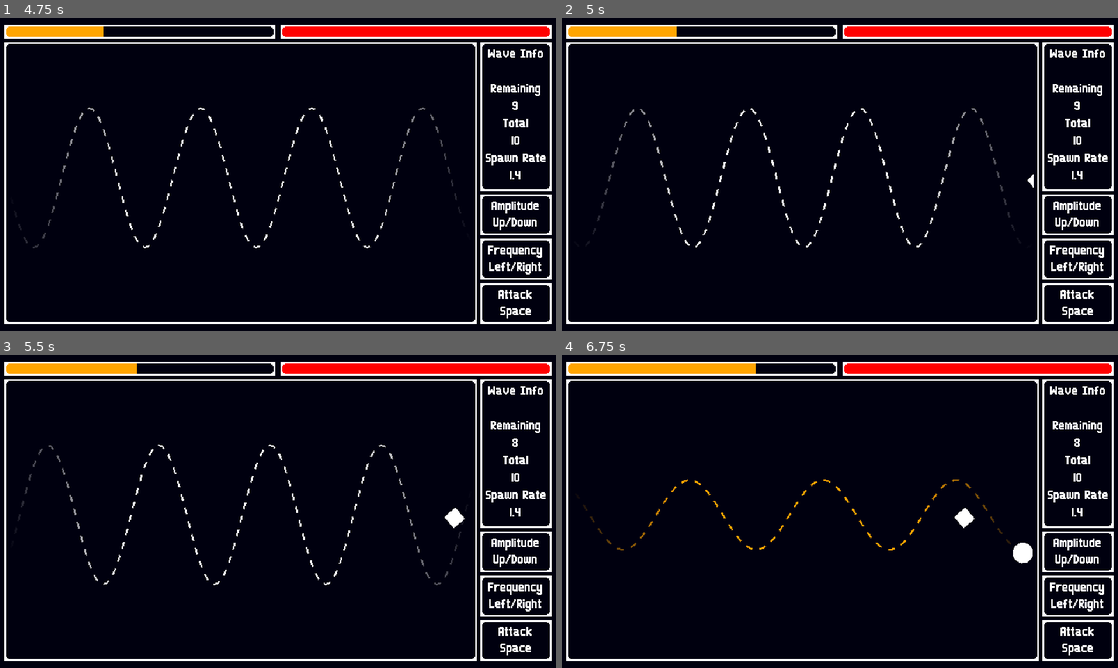
Above: before the commit, frames 1-4 (two rows, left to right).
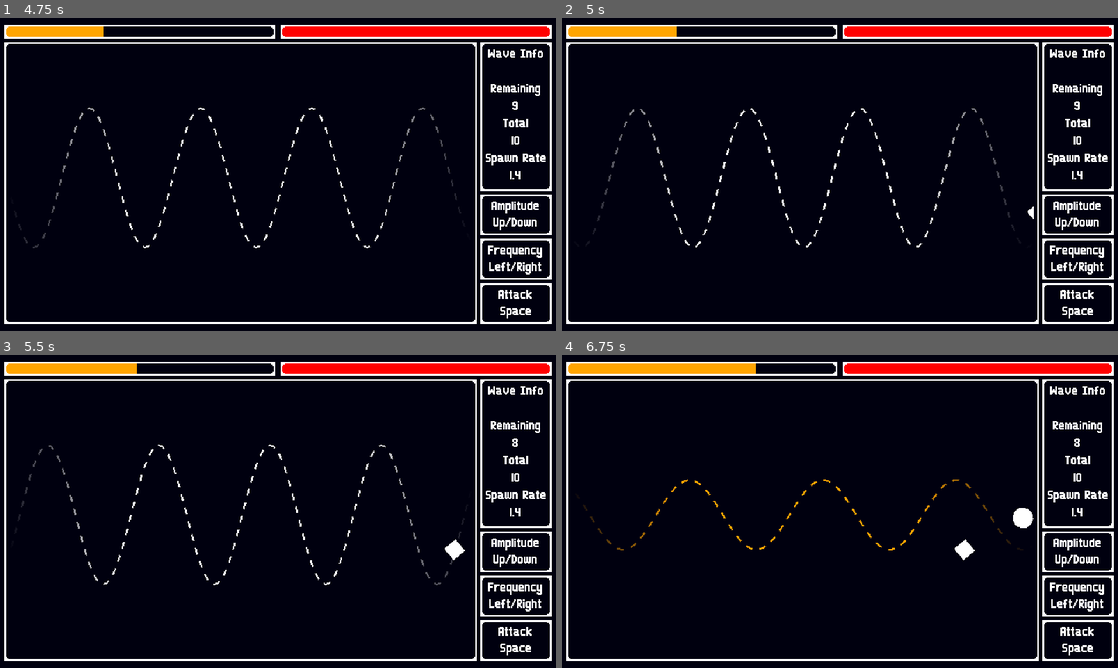
Above: after the commit, the same moments.

Repository: riSygneD/Sineonara
Game: Godot game, scene res://main.tscn
Two runs of this game, one before a commit and one after it. Both use one fixed random seed, a clock stepped at 60 frames per second and the inputs below.
Inputs:
- Up to frame 1 (4.75 s): click "play" at 0.5 s; tap one key every 0.75 s from 1.35 s: Space (attack) S (decrease_amplitude) D (decrease_frequency) W (increase_amplitude) A (increase_frequency)
- Up to frame 2 (5 s): no input
- Up to frame 3 (5.5 s): tap Space (attack) at 5.1 s
- Up to frame 4 (6.75 s): tap S (decrease_amplitude) at 5.85 s; tap D (decrease_frequency) at 6.6 s

Frame 1 is identical in both runs. In frame 2, less than 0.1% of the frame differs, in the area x 83-85%, y 50-65%; in frame 3, 0.2%; in frame 4, 0.6%, in the area x 70-85%, y 48-67%.

Commit message:
Adjusted spawning behavior
New bag positioning system makes it harder to max amp/frequency at higher levels without letting some shapes slip through

Diff:
--- a/enemy_spawner.gd
+++ b/enemy_spawner.gd
@@ -1,19 +1,56 @@
 class_name EnemySpawner
 extends Node2D
+
+enum Difficulty {
+	EASY, MEDIUM, HARD
+}
+
+@export var difficulty : Difficulty = Difficulty.EASY:
+	set = set_difficulty
 
 const BASIC_ENEMY = preload("uid://chslile3hjjx2")
 
 const SPAWN_Y_OFFSETS : Array[float] = [-120.0, -80.0, -40.0, 0.0, 40.0, 80.0, 120.0]
-const SPAWN_WEIGHTS : Array[float] = [2, 3, 4, 6, 4, 3, 2]
 const SPAWN_Y_RANDOM_MAX : float = 6.0
+const DIFFICULTY_OFFSET_COUNTS : Dictionary[Difficulty, Array] = {
+	Difficulty.EASY : [2, 3, 4, 6, 4, 3, 2],
+	Difficulty.MEDIUM : [3, 5, 5, 6, 5, 5, 3],
+	Difficulty.HARD : [4, 6, 6, 6, 6, 6, 4]
+}
+
+var bag : Array[float] = []
 
 @onready var rng := RandomNumberGenerator.new()
 
 func spawn_enemy() -> void:
-	var base_roll : int = rng.rand_weighted(SPAWN_WEIGHTS)
-	var y_offset : float = SPAWN_Y_OFFSETS.get(base_roll)
+	if bag.size() <= 0:
+		bag = get_current_difficulty_bag()
+	var y_offset : float = bag.pop_at(randi_range(0, bag.size() - 1))
 	y_offset += rng.randf_range(-SPAWN_Y_RANDOM_MAX, SPAWN_Y_RANDOM_MAX)
 	var spawn_global_pos : Vector2 = get_global_position() + Vector2.DOWN * y_offset
 	var new_enemy := BASIC_ENEMY.instantiate()
 	add_sibling(new_enemy)
 	new_enemy.set_global_position(spawn_global_pos)
+
+func increase_difficulty() -> void:
+	match difficulty:
+		Difficulty.MEDIUM:
+			difficulty = Difficulty.HARD
+		Difficulty.EASY:
+			difficulty = Difficulty.MEDIUM
+
+func set_difficulty(value : Difficulty) -> void:
+	difficulty = value
+
+func get_current_difficulty_bag() -> Array[float]:
+	var difficulty_offset_count : Array = DIFFICULTY_OFFSET_COUNTS.get(difficulty, [])
+	if difficulty_offset_count is not Array:
+		return []
+	assert(difficulty_offset_count as Array[int])
+	var new_bag : Array[float] = []
+	for idx : int in difficulty_offset_count.size():
+		var offset : float = SPAWN_Y_OFFSETS.get(idx)
+		var count : int = difficulty_offset_count.get(idx)
+		for _idx : int in count:
+			new_bag.push_back(offset)
+	return new_bag
--- a/game_world.gd
+++ b/game_world.gd
@@ -57,7 +57,18 @@
 		wave_info.num_enemies += 10
 	else:
 		wave_info.num_enemies += 5
+
+	var difficulty_mod : int = maxi(0, wave_info.num_enemies - 20) % 20
+	match difficulty_mod:
+		0:
+			enemy_spawner.set_difficulty(EnemySpawner.Difficulty.EASY)
+		1:
+			enemy_spawner.set_difficulty(EnemySpawner.Difficulty.MEDIUM)
+		_:
+			enemy_spawner.set_difficulty(EnemySpawner.Difficulty.HARD)
+
 	wave_info.spawn_time = maxf(1.0, wave_info.spawn_time - 0.2)
+
 	wave_updated.emit(wave_info)
 	wave_timer.start(5.0)
 
